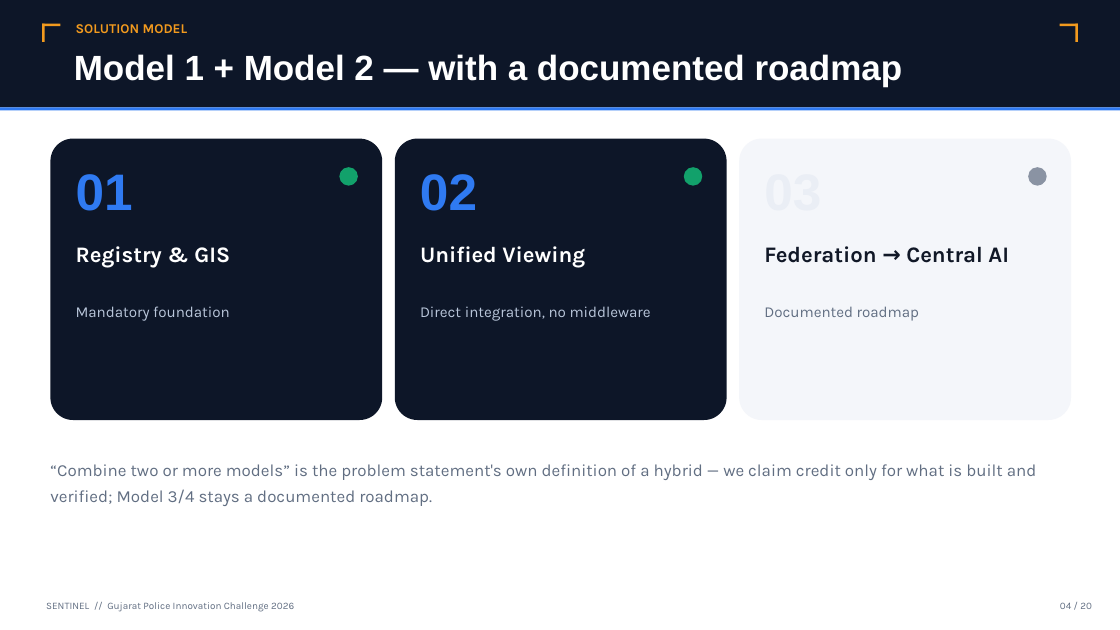
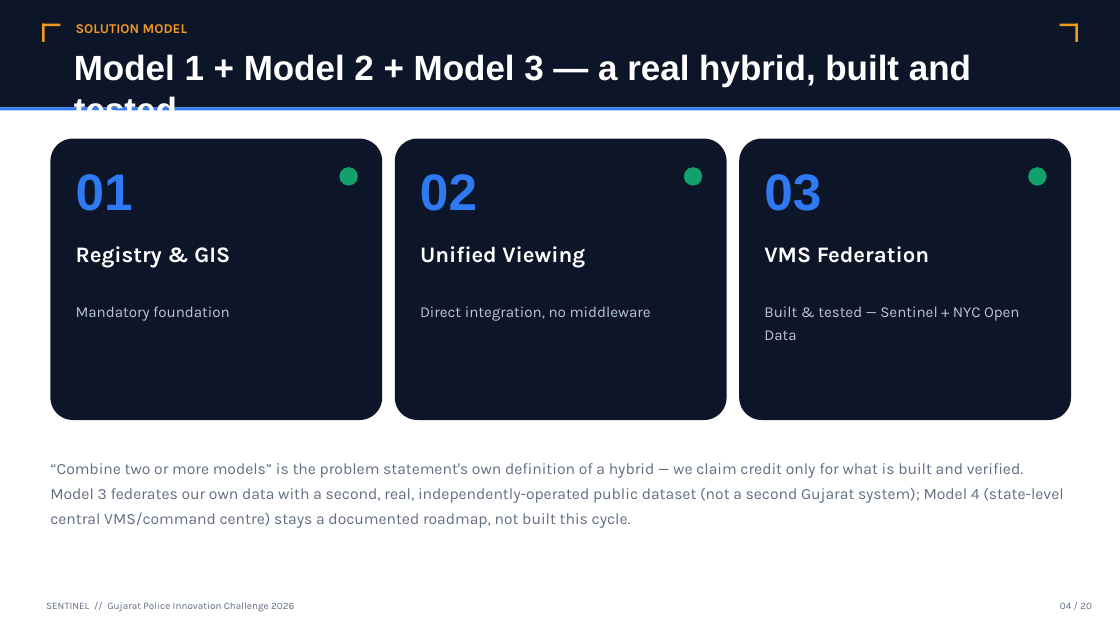
Before and after one commit to lekkalaharsha/sentinel-gujarat-police, a slide deck: slide 5 of docs/assets/Sentinel_Solution_Presentation.pptx. Drawn at 1120x630 pixels with LibreOffice and Linux fonts; fonts in the diff are those of the drawing. Boxes give left, top, right and bottom in pixels: in the first picture for what was removed or moved away, otherwise in the second. Text is boxed around its words. In the diff, an @@ line names an element or a change of style, - is before the commit and + after.

```diff
--- a/docs/assets/Sentinel_Solution_Presentation.pptx
+++ b/docs/assets/Sentinel_Solution_Presentation.pptx
@@ text at box(74, 54, 971, 111): text changed @@
-Model 1 + Model 2 — with a documented roadmap
+Model 1 + Model 2 + Model 3 — a real hybrid, built and tested
@@ rounded rectangle at box(739, 139, 1071, 420): fill #F4F6FA to #0D1628 @@
@@ text added at box(764, 174, 821, 211), 44 pt, text #2F7AF2, bold @@
+03
@@ ellipse at box(1028, 167, 1047, 186): fill #8A93A3 to #12A16B @@
@@ text at box(764, 246, 929, 263): text changed; text colour #111827 to #FFFFFF @@
-Federation → Central AI
+VMS Federation
@@ text at box(764, 306, 1020, 340): text changed; text colour #616E82 to #B9C6DA @@
-Documented roadmap
+Built & tested — Sentinel + NYC Open Data
@@ text at box(50, 463, 1063, 528): text changed; size 14.5 to 13.5 pt @@
-“Combine two or more models” is the problem statement's own definition of a hybrid — we claim credit only for what is built and verified; Model 3/4 stays a documented roadmap.
+“Combine two or more models” is the problem statement's own definition of a hybrid — we claim credit only for what is built and verified. Model 3 federates our own data with a second, real, independently-operated public dataset (not a second Gujarat system); Model 4 (state-level central VMS/command centre) stays a documented roadmap, not built this cycle.
```
Also in this commit, not shown: 13 other slides changed, 1 slide added, 1 slide removed, 1 other file.
